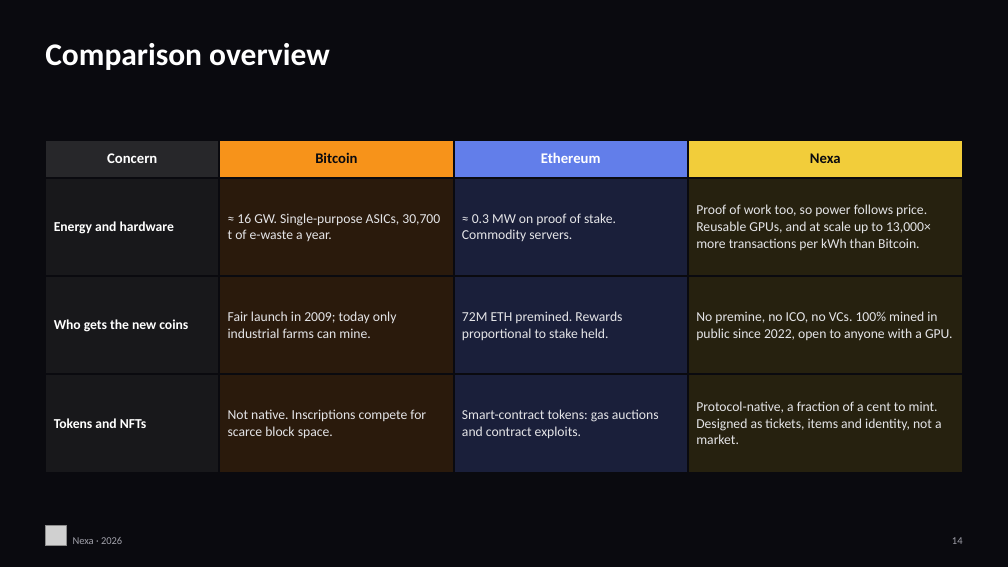
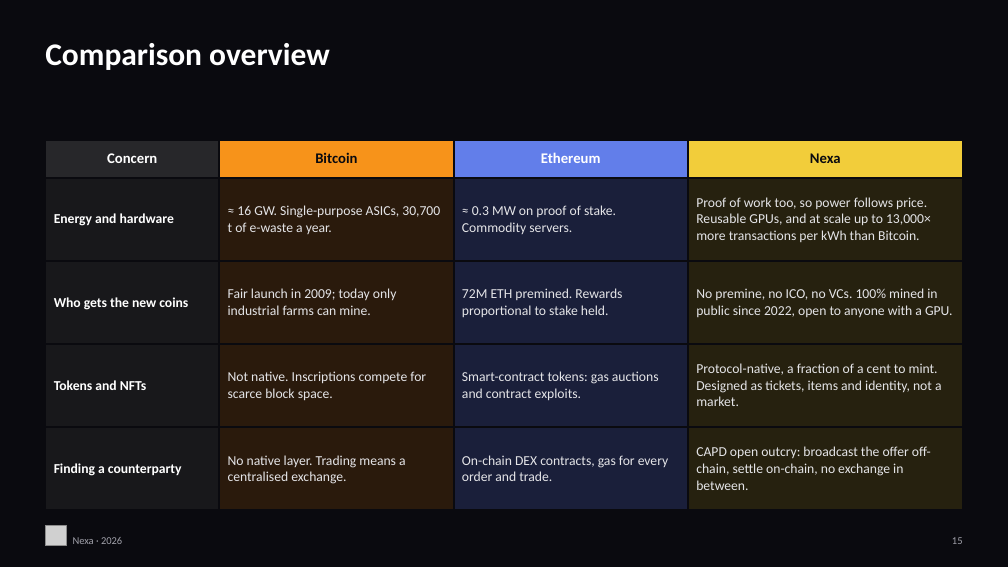
Before and after one commit to jQrgen/presentations, a slide deck: slide 15 of docs/nexa-vs-bitcoin-ethereum/Nexa-vs-Bitcoin-Ethereum.pptx (slide 14 before the commit). Drawn at 1008x567 pixels with LibreOffice and Linux fonts; fonts in the diff are those of the drawing; grey boxes stand for pictures. Boxes give left, top, right and bottom in pixels: in the first picture for what was removed or moved away, otherwise in the second. Text is boxed around its words. In the diff, an @@ line names an element or a change of style, - is before the commit and + after.

Commit message:
Nexa deck: CAPD open outcry slide and comparison row (16 slides)

```diff
--- a/docs/nexa-vs-bitcoin-ethereum/Nexa-vs-Bitcoin-Ethereum.pptx
+++ b/docs/nexa-vs-bitcoin-ethereum/Nexa-vs-Bitcoin-Ethereum.pptx
@@ table at [45,140,963,494] @@
+row 5: Finding a counterparty | No native layer. Trading means a centralised exchange. | On-chain DEX contracts, gas for every order and trade. | CAPD open outcry: broadcast the offer off-chain, settle on-chain, no exchange in between.
@@ text at [952,537,963,544]: text changed @@
-14
+15
```
Also in this commit, not shown: 3 other slides changed, 1 slide added, 19 other files.
